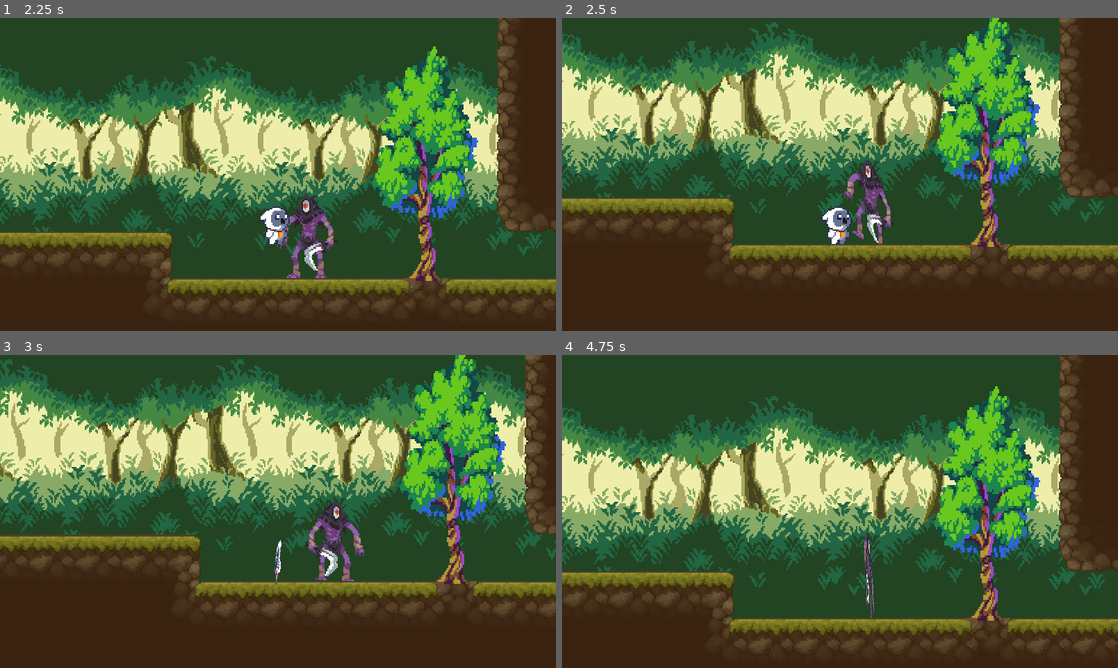
Above: before the commit, frames 1-4 (two rows, left to right).
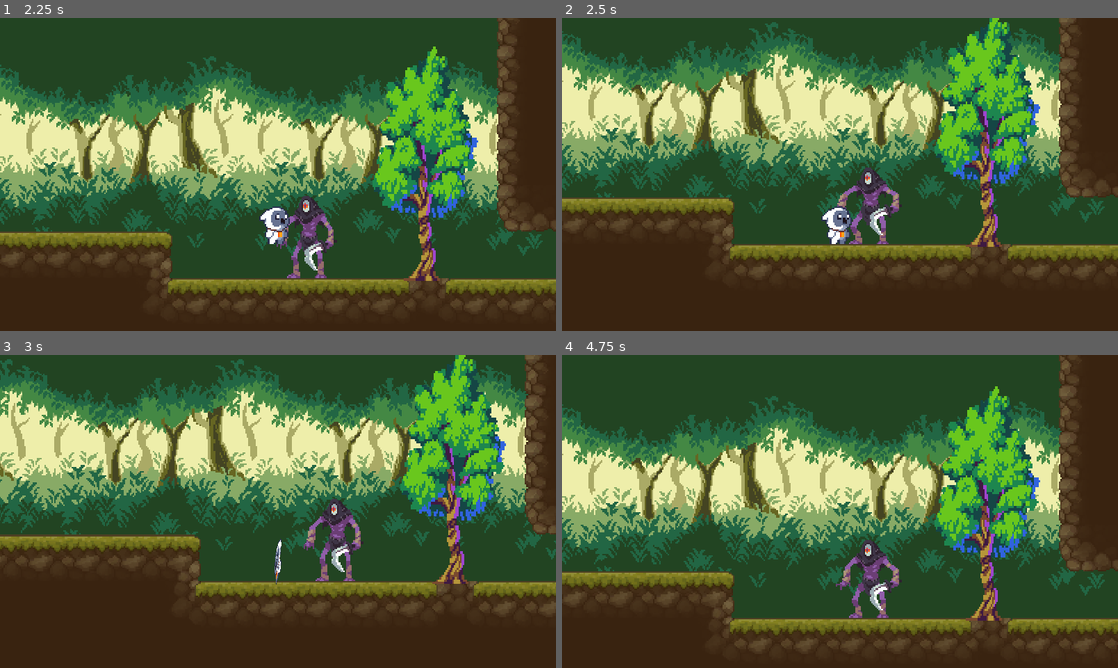
Above: after the commit, the same moments.

Repository: CrisIsla/shiny-godot
Game: Godot game, scene res://scenes/menu.tscn
The game is run twice, just before and just after one commit, with the same random seed, the same clock (stepped at 60 frames per second) and the same inputs.
Inputs:
- Up to frame 1 (2.25 s): click "PLAY" at 0.5 s; tap Enter at 1.25 s; hold D (move_right) from 1.28 s (still down); tap K (jump) at 1.35, 1.52, 1.82 s; tap J (attack) at 2.1 s
- Up to frame 2 (2.5 s): keep holding D (move_right); tap K (jump) at 2.27, 2.3 s
- Up to frame 3 (3 s): tap K (jump) at 2.57 s; release D (move_right) at 2.78 s; hold A (move_left) from 2.78 s (still down); hold Q (spawn_bullet) from 2.78 s (still down)
- Up to frame 4 (4.75 s): tap K (jump) at 3.05, 3.6, 3.77, 4.07, 4.52, 4.55 s; release A (move_left) at 3.53 s; release Q (spawn_bullet) at 3.53 s; hold D (move_right) from 3.53 s (still down); tap J (attack) at 4.35 s

Frame 1 is identical in both runs. In frame 2, 1.2% of the frame differs, in the area x 49-62%, y 45-73%; in frame 3, 1.1%; in frame 4, 1.2%, in the area x 49-62%, y 56-84%.

Commit message:
created abstract class enemy

Diff:
--- a/scripts/enemy.gd
+++ b/scripts/enemy.gd
@@ -1,26 +1,19 @@
 extends CharacterBody2D
+class_name Enemy
 
+var gravity = ProjectSettings.get_setting("physics/2d/default_gravity")
 
-const SPEED = 300.0
-const JUMP_VELOCITY = -400.0
-
-# Get the gravity from the project settings to be synced with RigidBody nodes.
-var gravity = ProjectSettings.get_setting("physics/2d/default_gravity")
-var is_killable = false
-
-@onready var animationPlayer = $AnimationPlayer
+@export var speed: int
+@export var jump_velocity: int
+@export var hp: int
+@export var damage: int
+@export var is_killable: bool = true
 
 func _physics_process(delta):
-	# Add the gravity.
 	if not is_on_floor():
-		velocity.y += gravity * delta
+		apply_gravity(delta)
 
 	move_and_slide()
 
-func set_is_killable(argument: bool):
-	is_killable = argument
-
-func _on_area_2d_area_entered(area):
-	$AnimationPlayer.play("idle_turn")
-	if is_killable:
-		queue_free()
+func apply_gravity(delta):
+	velocity.y += gravity * delta
